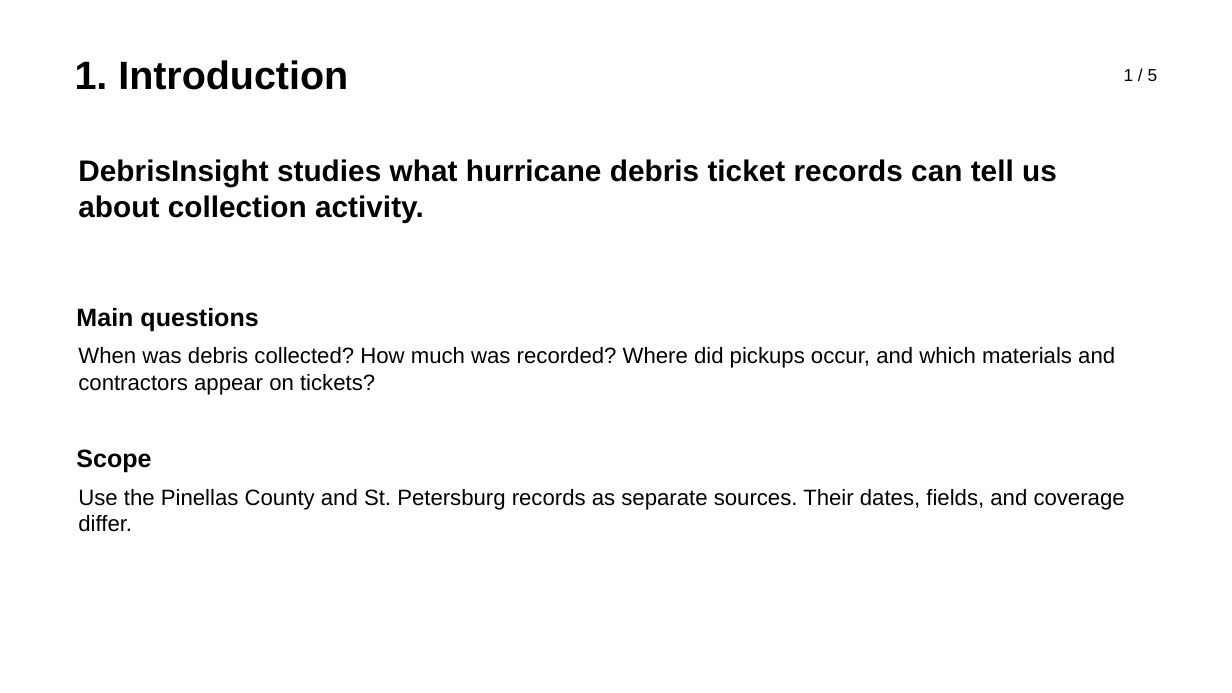
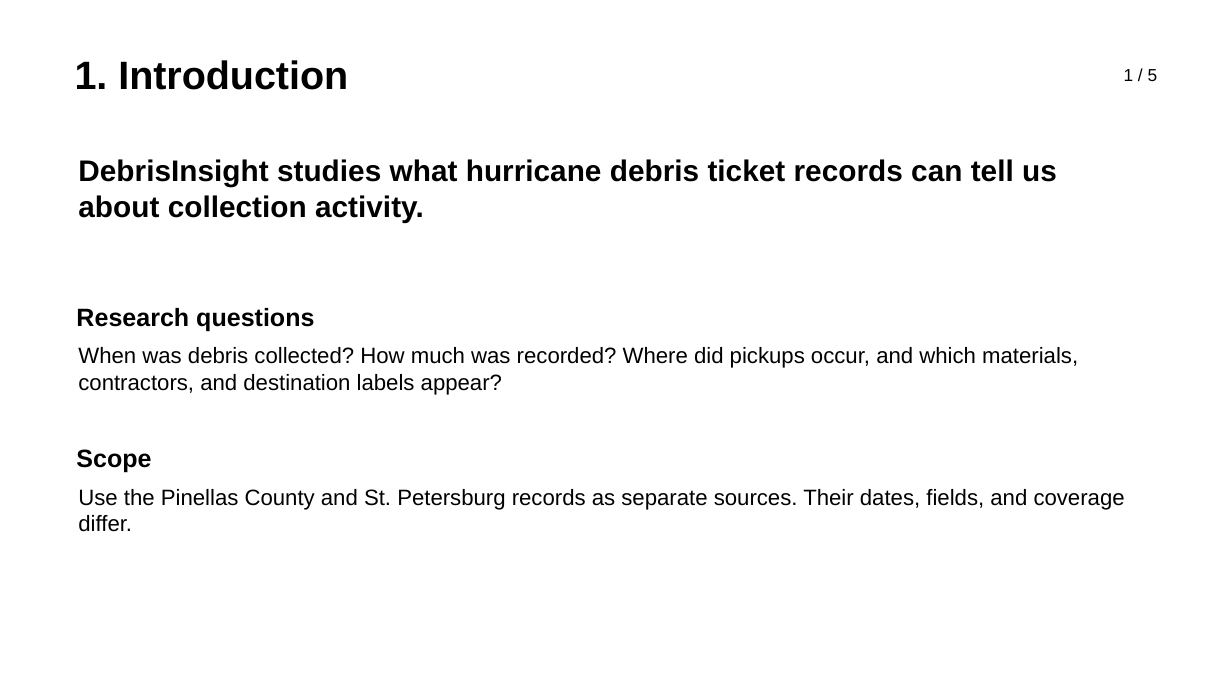
Before and after one commit to m-ark-han/Ticket-Data-Visualizations, a slide deck: slide 1 of presentation/DebrisInsight_five_slide_draft.pptx. Drawn at 1232x693 pixels with LibreOffice and Linux fonts; fonts in the diff are those of the drawing. Boxes give left, top, right and bottom in pixels: in the first picture for what was removed or moved away, otherwise in the second. Text is boxed around its words. In the diff, an @@ line names an element or a change of style, - is before the commit and + after.

```diff
--- a/presentation/DebrisInsight_five_slide_draft.pptx
+++ b/presentation/DebrisInsight_five_slide_draft.pptx
@@ text at bbox=[76, 308, 314, 331]: text changed @@
-Main questions
+Research questions
@@ text at bbox=[78, 347, 1078, 395]: text changed @@
-When was debris collected? How much was recorded? Where did pickups occur, and which materials and contractors appear on tickets?
+When was debris collected? How much was recorded? Where did pickups occur, and which materials, contractors, and destination labels appear?
```
Also in this commit, not shown: 4 other slides changed, 9 other files.
